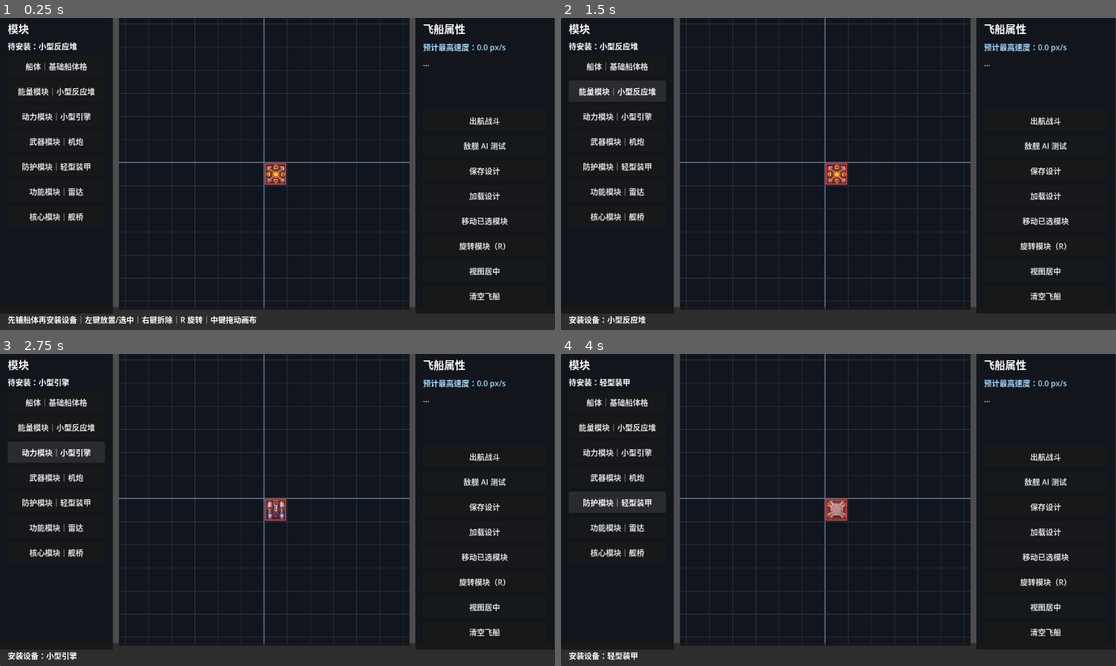
Above: before the commit, frames 1-4 (two rows, left to right).
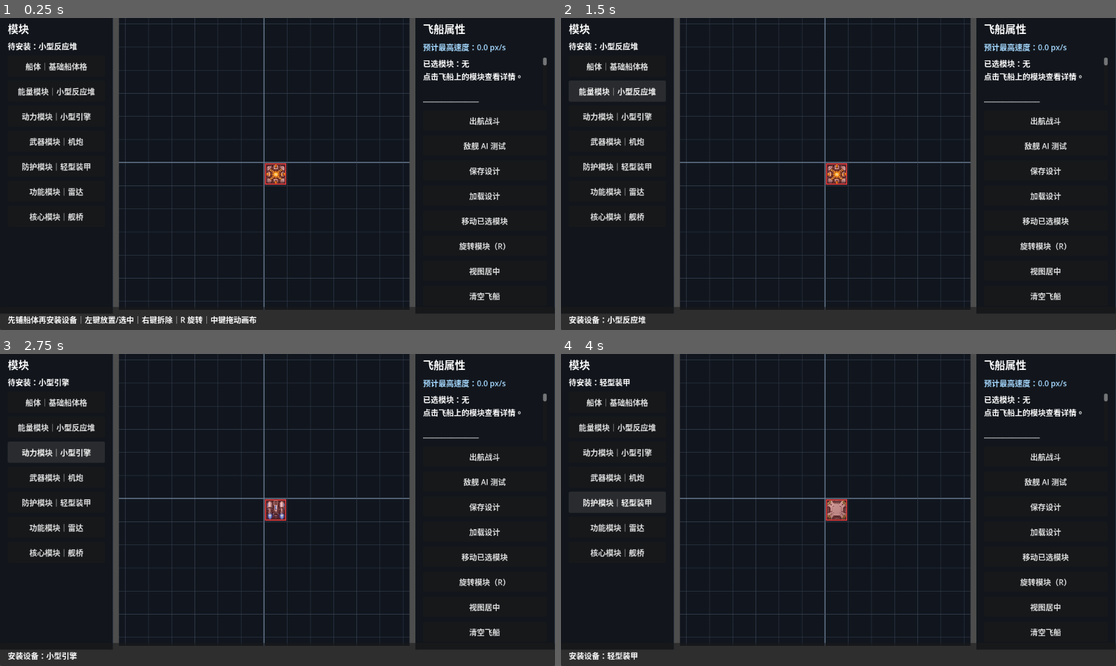
Above: after the commit, the same moments.

Repository: lqc19891229/AdvanceFour
Game: Godot game, scene res://game/ship/editor/ship_editor.tscn
Same seed, same stepped clock (60 frames per second), same inputs: the game is played once before the commit and once after it.
Inputs:
- Up to frame 1 (0.25 s): no input
- Up to frame 2 (1.5 s): click "船体｜基础船体格" at 0.5 s; click "能量模块｜小型反应堆" at 1.25 s
- Up to frame 3 (2.75 s): click "动力模块｜小型引擎" at 2 s
- Up to frame 4 (4 s): click "武器模块｜机炮" at 2.75 s; click "防护模块｜轻型装甲" at 3.5 s

The runs differ from the first frame. In frame 1, 0.5% of the frame differs, in the area x 76-99%, y 12-28%; in frame 2, 0.5%; in frame 3, 0.5%; in frame 4, 0.5%.
Error before the commit: Invalid access to property or key 'mass' on a base object of type 'Resource (EnergyModuleDefinition)'. (res://game/ship/editor/ship_editor.gd:50)

Commit message:
Update editor for defense HP and thrust-only movement

Diff:
--- a/game/ship/editor/ship_editor.gd
+++ b/game/ship/editor/ship_editor.gd
@@ -47,7 +47,6 @@
 	var lines: Array[String] = []
 	lines.append(definition.description)
 	lines.append("尺寸：%d×%d" % [definition.size.x, definition.size.y])
-	lines.append("质量：%.1f" % definition.mass)
 	lines.append("耗能：%.1f" % definition.energy_cost)
 
 	if definition is EnergyModuleDefinition:
@@ -63,7 +62,9 @@
 		lines.append("弹速：%.1f px/s" % weapon.projectile_speed)
 		lines.append("开火角容差：%.1f°" % weapon.fire_angle_tolerance_degrees)
 	elif definition is DefenseModuleDefinition:
-		lines.append("防护：%.1f" % (definition as DefenseModuleDefinition).protection)
+		var defense := definition as DefenseModuleDefinition
+		lines.append("装甲 HP：%.1f" % defense.hp)
+		lines.append("防护：%.1f" % defense.protection)
 	elif definition is FunctionModuleDefinition:
 		lines.append("功能模块：暂无额外参数")
 	elif definition is CoreModuleDefinition:
@@ -161,7 +162,9 @@
 		lines.append("弹速：%.1f px/s" % weapon.projectile_speed)
 		lines.append("开火角容差：%.1f°" % weapon.fire_angle_tolerance_degrees)
 	elif definition is DefenseModuleDefinition:
-		lines.append("防护：%.1f%%" % (definition as DefenseModuleDefinition).protection)
+		var defense := definition as DefenseModuleDefinition
+		lines.append("装甲 HP：%.1f" % defense.hp)
+		lines.append("防护：%.1f%%" % defense.protection)
 	elif definition is FunctionModuleDefinition:
 		lines.append("功能：暂无额外参数")
 	elif definition is CoreModuleDefinition:
@@ -181,7 +184,7 @@
 		runtime.free()
 		speed_text = "%.1f px/s" % speed
 	speed_label.text = "预计最高速度：%s" % speed_text
-	speed_label.tooltip_text = "完整船体、供能充足时，最高速度 = 有效推重比 × speed_scale。\nHull 受损会降低对应设备效率。"
+	speed_label.tooltip_text = "完整船体、供能充足时，最高速度只由有效引擎推力 × speed_scale 决定。\nHull 受损会降低对应引擎效率，从而降低速度与加速度。"
 
 	var selected_details := _build_installed_module_details(grid.selected_module)
 	stats_label.text = """%s
@@ -194,13 +197,9 @@
 Hull HP：%.0f / %.0f
 Equipment：%d
 
-质量：%.1f
-  船体质量：%.1f
-  设备质量：%.1f
-
 能量：%.1f / %.1f
 动力：%.1f
-推重比：%.2f
+推进评分：%.1f
 
 火力：%.1f
 防御系统：%.1f
@@ -213,7 +212,9 @@
 结构规则：
 Hull Layout 决定船体形状与局部 HP；
 Equipment 必须完整安装在 Hull 上；
-Equipment 不拥有独立 HP；
+除 Defense 外 Equipment 不拥有 HP；
+Defense.hp 会平均附加到其覆盖的 Hull 区域；
+区域 HP = ShipHullCell HP + Defense HP；
 Hull 受损会降低对应 Equipment 效率。
 
 能量规则：
@@ -224,9 +225,6 @@
 		s.get_total_hull_hp(),
 		s.get_total_hull_max_hp(),
 		s.modules.size(),
-		s.get_mass(),
-		s.get_hull_mass(),
-		s.get_equipment_mass(),
 		s.get_energy_cost(),
 		s.get_energy_output(),
 		s.get_thrust(),
